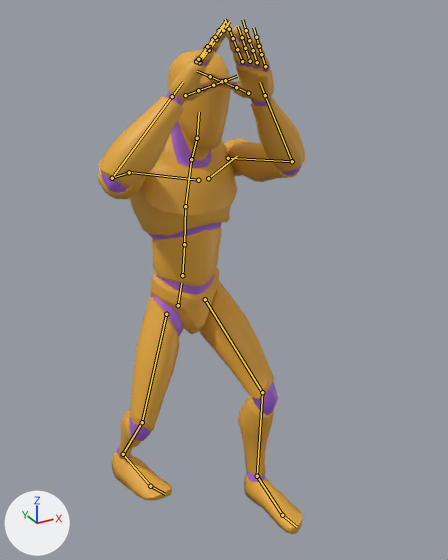
The glTF model assets/animations/otto_golpes.glb: old version first, new version second.
Rendered twice from a camera (50 mm lens) standing at (-0.853, -1.819, 1.798) and looking at (0.062, -0.157, 0.967). The axes (+X, +Y, +Z) are drawn at lower left. The lights are the same throughout. The picture after the commit comes second. Both versions are drawn at frame 1 of the action 'Otto_Bloqueio'; the numbers are the values there. The bones that change, and the others that lie on the model, are drawn over the model as lines.

Names of what the first picture shows: 'Mannequin'.
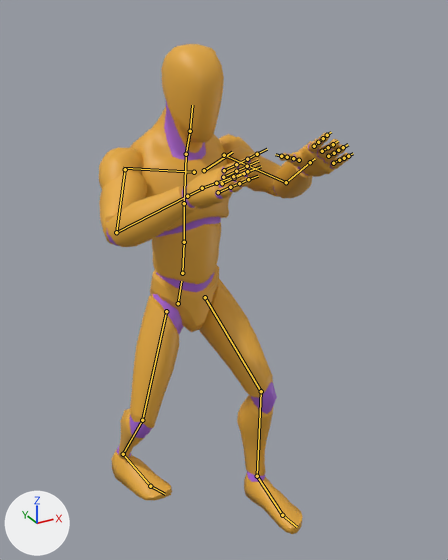
Changed parts and their boxes (x1, y1, x2, y2) in the pictures (448 x 560 px):
```json
{"object": "Mannequin", "change": "posed", "before": [98, 25, 305, 534], "after": [99, 44, 351, 534], "on screen": "22% wider"}
{"bone": "pelvis", "before": "(178, 305) to (181, 283)", "after": "(178, 303) to (181, 281)"}
{"bone": "spine_02", "before": "(184, 244) to (185, 206)", "after": "(184, 242) to (184, 203)"}
{"bone": "spine_03", "before": "(185, 206) to (191, 162)", "after": "(184, 203) to (186, 156)"}
{"bone": "Head", "before": "(197, 138) to (199, 112)", "after": "(190, 131) to (192, 105)"}
{"bone": "upperarm_l", "before": "(228, 158) to (292, 161)", "after": "(224, 155) to (286, 182)"}
{"bone": "lowerarm_l", "before": "(292, 161) to (265, 95)", "after": "(286, 182) to (310, 162)"}
{"bone": "upperarm_r", "before": "(129, 172) to (112, 178)", "after": "(125, 169) to (116, 232)"}
{"bone": "lowerarm_r", "before": "(112, 178) to (172, 96)", "after": "(116, 232) to (187, 196)"}
{"bone": "thigh_l", "before": "(205, 299) to (262, 392)", "after": "(205, 297) to (261, 391)"}
{"bone": "calf_l", "before": "(262, 392) to (257, 476)", "after": "(261, 391) to (257, 476)"}
{"bone": "thigh_r", "before": "(166, 314) to (142, 422)", "after": "(166, 311) to (142, 420)"}
{"bone": "calf_r", "before": "(142, 422) to (123, 454)", "after": "(142, 420) to (123, 454)"}
```

The change, as JSON lines over the scene's bpy script:
```json
{"block": "bone_pelvis", "where": "bone_pelvis = bpy.data.objects['Armature'].pose.bones['pelvis']  # child of 'root'"}
{"op": "set", "path": "bone_pelvis.location", "old": "(0.0, -0.139, 0.0)", "new": "(0.0, -0.131, -0.002)"}
{"block": "bone_spine_02", "where": "bone_spine_02 = bpy.data.objects['Armature'].pose.bones['spine_02']  # child of 'spine_01'"}
{"op": "set", "path": "bone_spine_02.rotation_quaternion", "old": "(0.997, 0.067, -0.026, 0.001)", "new": "(0.999, 0.037, -0.026, 0.0)", "note": "degrees (8, -3, 0) -> degrees (4, -3, 0)"}
{"block": "bone_spine_03", "where": "bone_spine_03 = bpy.data.objects['Armature'].pose.bones['spine_03']  # child of 'spine_02'"}
{"op": "set", "path": "bone_spine_03.rotation_quaternion", "old": "(0.997, 0.067, -0.026, 0.001)", "new": "(0.999, 0.037, -0.026, 0.0)", "note": "degrees (8, -3, 0) -> degrees (4, -3, 0)"}
{"block": "bone_head", "where": "bone_head = bpy.data.objects['Armature'].pose.bones['Head']  # child of 'neck_01'"}
{"op": "set", "path": "bone_head.rotation_quaternion", "old": "(0.996, -0.081, -0.035, -0.002)", "new": "(0.999, 0.001, -0.035, 0.001)", "note": "degrees (-9, -4, 0) -> degrees (0, -4, 0)"}
{"block": "bone_upperarm_l", "where": "bone_upperarm_l = bpy.data.objects['Armature'].pose.bones['upperarm_l']  # child of 'clavicle_l'"}
{"op": "set", "path": "bone_upperarm_l.rotation_quaternion", "old": "(0.621, 0.603, -0.465, -0.162)", "new": "(0.726, 0.559, -0.297, -0.263)", "note": "degrees (101, -23, -56) -> degrees (79, -8, -46)"}
{"block": "bone_lowerarm_l", "where": "bone_lowerarm_l = bpy.data.objects['Armature'].pose.bones['lowerarm_l']  # child of 'upperarm_l'"}
{"op": "set", "path": "bone_lowerarm_l.rotation_quaternion", "old": "(0.759, 0.648, 0.0, 0.0)", "new": "(0.896, 0.437, 0.0, 0.0)", "note": "degrees (81, 0, 0) -> degrees (52, 0, 0)"}
{"block": "bone_upperarm_r", "where": "bone_upperarm_r = bpy.data.objects['Armature'].pose.bones['upperarm_r']  # child of 'clavicle_r'"}
{"op": "set", "path": "bone_upperarm_r.rotation_quaternion", "old": "(0.703, 0.457, 0.53, 0.072)", "new": "(0.829, 0.392, 0.232, 0.321)", "note": "degrees (89, 43, 55) -> degrees (54, 8, 46)"}
{"block": "bone_lowerarm_r", "where": "bone_lowerarm_r = bpy.data.objects['Armature'].pose.bones['lowerarm_r']  # child of 'upperarm_r'"}
{"op": "set", "path": "bone_lowerarm_r.rotation_quaternion", "old": "(0.683, 0.725, 0.0, 0.0)", "new": "(0.747, 0.663, 0.0, 0.0)", "note": "degrees (93, 0, 0) -> degrees (83, 0, 0)"}
{"block": "bone_thigh_l", "where": "bone_thigh_l = bpy.data.objects['Armature'].pose.bones['thigh_l']  # child of 'pelvis'"}
{"op": "set", "path": "bone_thigh_l.rotation_quaternion", "old": "(0.914, -0.403, 0.01, -0.034)", "new": "(0.92, -0.391, 0.01, -0.034)", "note": "degrees (-48, 0, -4) -> degrees (-46, 0, -4)"}
{"block": "bone_calf_l", "where": "bone_calf_l = bpy.data.objects['Armature'].pose.bones['calf_l']  # child of 'thigh_l'"}
{"op": "set", "path": "bone_calf_l.rotation_quaternion", "old": "(0.91, 0.414, 0.0, 0.0)", "new": "(0.919, 0.393, 0.0, 0.0)", "note": "degrees (49, 0, 0) -> degrees (46, 0, 0)"}
{"block": "bone_thigh_r", "where": "bone_thigh_r = bpy.data.objects['Armature'].pose.bones['thigh_r']  # child of 'pelvis'"}
{"op": "set", "path": "bone_thigh_r.rotation_quaternion", "old": "(0.94, -0.123, 0.262, 0.18)", "new": "(0.942, -0.114, 0.263, 0.175)", "note": "degrees (-9, 32, 19) -> degrees (-8, 32, 19)"}
{"block": "bone_calf_r", "where": "bone_calf_r = bpy.data.objects['Armature'].pose.bones['calf_r']  # child of 'thigh_r'"}
{"op": "set", "path": "bone_calf_r.rotation_quaternion", "old": "(0.902, 0.431, 0.0, 0.0)", "new": "(0.912, 0.411, 0.0, 0.0)", "note": "degrees (51, 0, 0) -> degrees (49, 0, 0)"}
```
